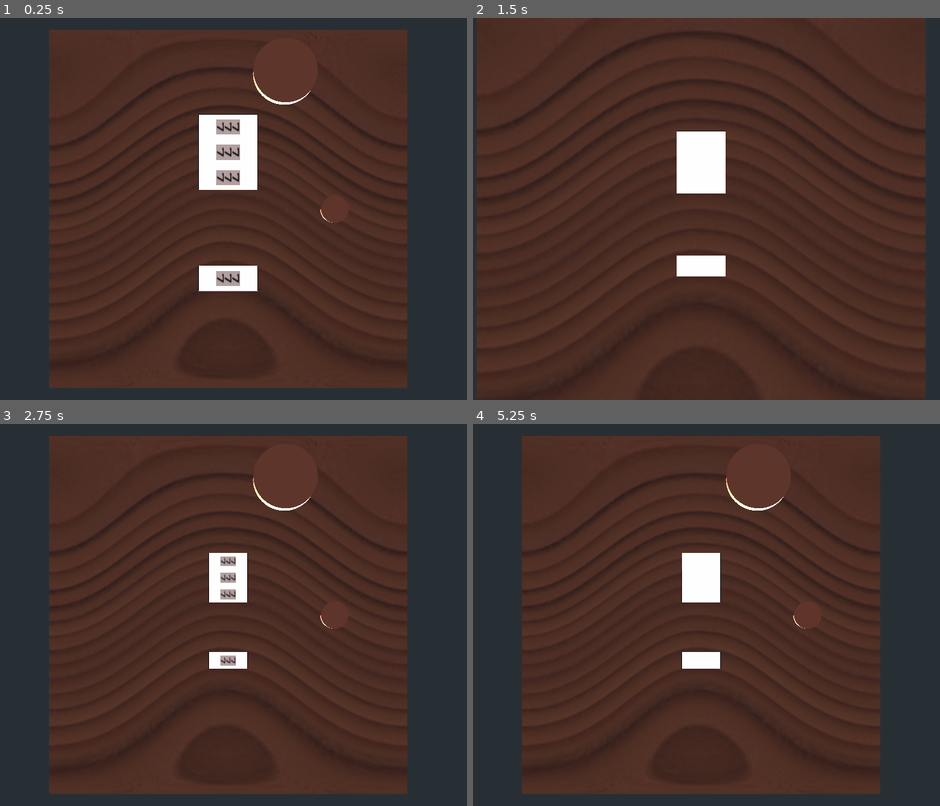
Above: before the commit, frames 1-4 (two rows, left to right).
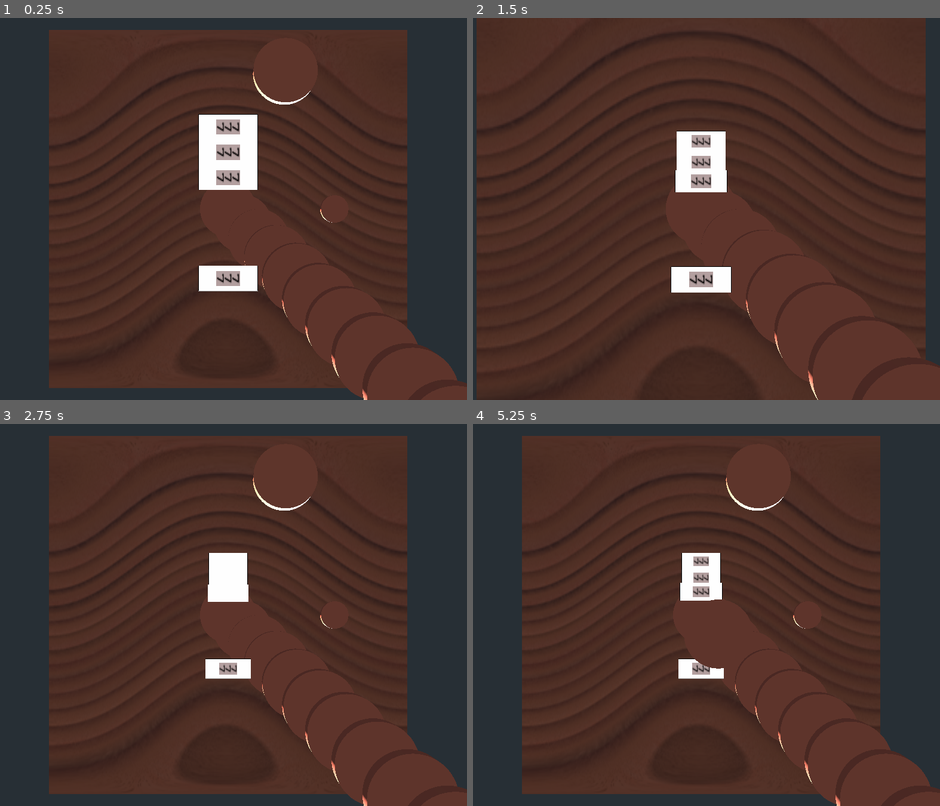
Above: after the commit, the same moments.

Repository: turulomio/gdparchis
Game: Godot game, scene res://Game4.tscn
The game is run twice, just before and just after one commit, with the same random seed, the same clock (stepped at 60 frames per second) and the same inputs.
Inputs (mouse positions are in pixels of both pictures, inside the frame that each line leads up to):
- Up to frame 1 (0.25 s): no input
- Up to frame 2 (1.5 s): move the mouse to (804, 189) at 0.52 s; click (804, 189) at 0.6 s; move the mouse to (603, 228) at 1.27 s; tap Z (zoom_in) at 1.35 s
- Up to frame 3 (2.75 s): tap Enter at 2 s; move the mouse to (275, 530) at 2.02 s; tap A (zoom_out) at 2.1 s
- Up to frame 4 (5.25 s): tap Space at 2.75 s; move the mouse to (678, 691) at 2.77 s; click (678, 691) at 2.85 s; tap Enter at 3.5 s; move the mouse to (846, 672) at 3.52 s; tap Z (zoom_in) at 3.6 s; move the mouse to (557, 557) at 4.27 s; tap A (zoom_out) at 4.35 s; move the mouse to (725, 615) at 5.02 s; click (725, 615) at 5.1 s

The runs differ from the first frame. In frame 1, 4.2% of the frame differs, in the area x 42-100%, y 27-100%; in frame 2, 5.2%, in the area x 41-100%, y 30-100%; in frame 3, 4.9%; in frame 4, 5.1%.

Commit message:
Created pieces programatically

Diff:
--- a/Game4.gd
+++ b/Game4.gd
@@ -20,11 +20,13 @@
 func _ready():
 	for i in range(20):
 		print(i)
-		var piece=Piece.new()
+		var piece_scene=load("res://Piece.tscn")
+		var piece=piece_scene.instance()
 		add_child(piece)
+		#piece.set_owner(get_tree().get_edited_scene_root())
 		print(piece)
 		piece.scale=Vector3(10,10,10)
-		piece.translate(Vector3(5*i,5*i,5*i))
+		piece.global_transform.origin=Vector3(5*i,5*i,5*i)
 		pieces_nodes.append(piece)
 
 
